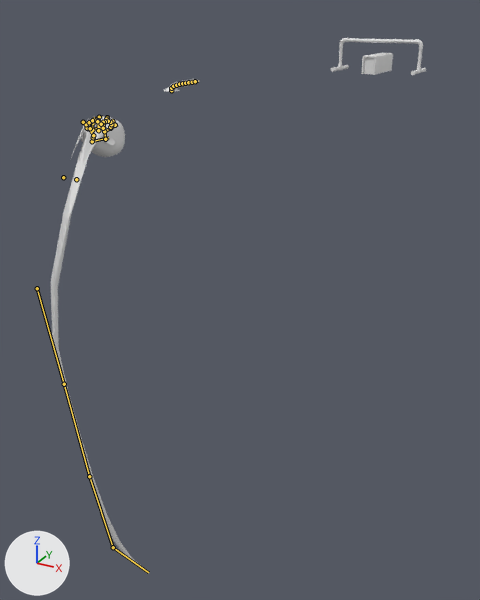
A saved change to the Blender file animations/Girl_ToyA/Girl_ToyA_Idle.blend.
One viewpoint serves both versions: a 50 mm camera at (3.08, -9.53, 0.83) aimed at (-0.28, -3.42, -2.22). Lighting does not change. The marker at lower left points along +X, +Y and +Z. Both versions are drawn at frame 1 of the action 'ToyA.Idle'; the numbers are the values there. The bones that bend it are drawn over the model as lines. Materials are left out; every surface is plain grey.

In view in the first picture: 'head.girl', 'teeth.girl', 'toyA'.
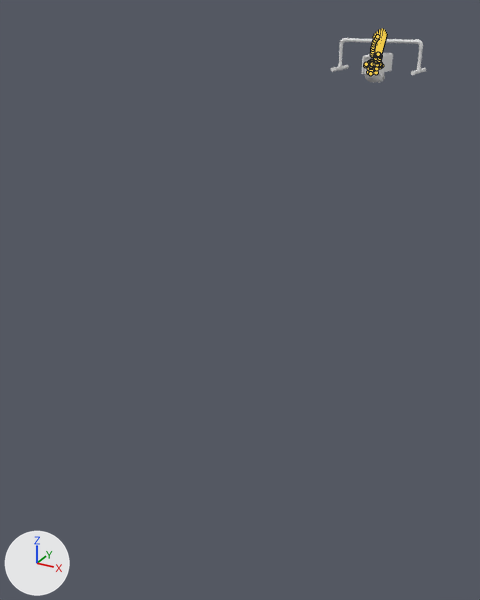
What the commit changed:
Bone 'Control.mid' (bone_control_mid) moves from (0.5232, 0.0, -5.0) to (0.0153, 0.0, -0.1458).
Bone 'Control.root' (bone_control_root) moves from (0.0, 0.0, -5.0) to (0.0, 0.0, -0.1458).
Object 'Skeleton.Head.Girl' (bone_rig_object) moves from (0.0, -0.733, 49.9018) to (0.0, -0.0214, 1.4546).

Changed parts and their boxes [x1, y1, x2, y2] in the pictures (480 x 600 px):
'head.girl', posed: before [51, 116, 149, 573]; after [364, 65, 384, 82]
'toyA', posed (64% narrower, 64% taller): before [164, 79, 199, 92]; after [368, 34, 380, 56]
'hair.girl', now drawn: after [366, 29, 385, 83]
'teeth.girl', posed (not visible afterwards): before [85, 119, 98, 130]
